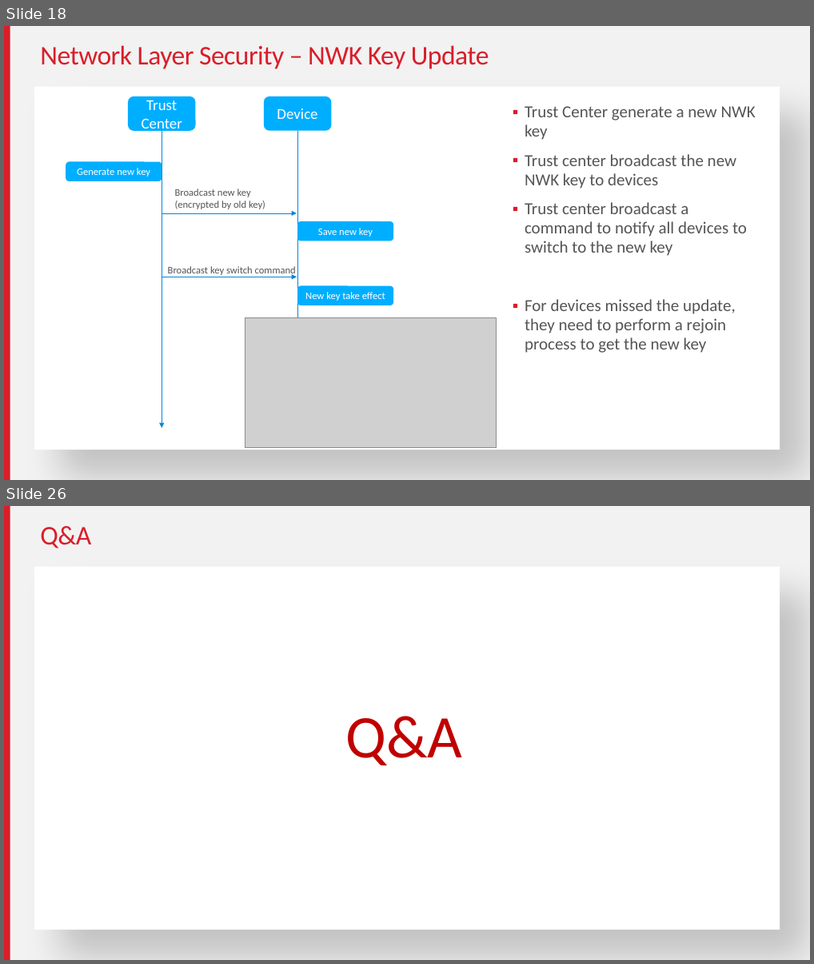
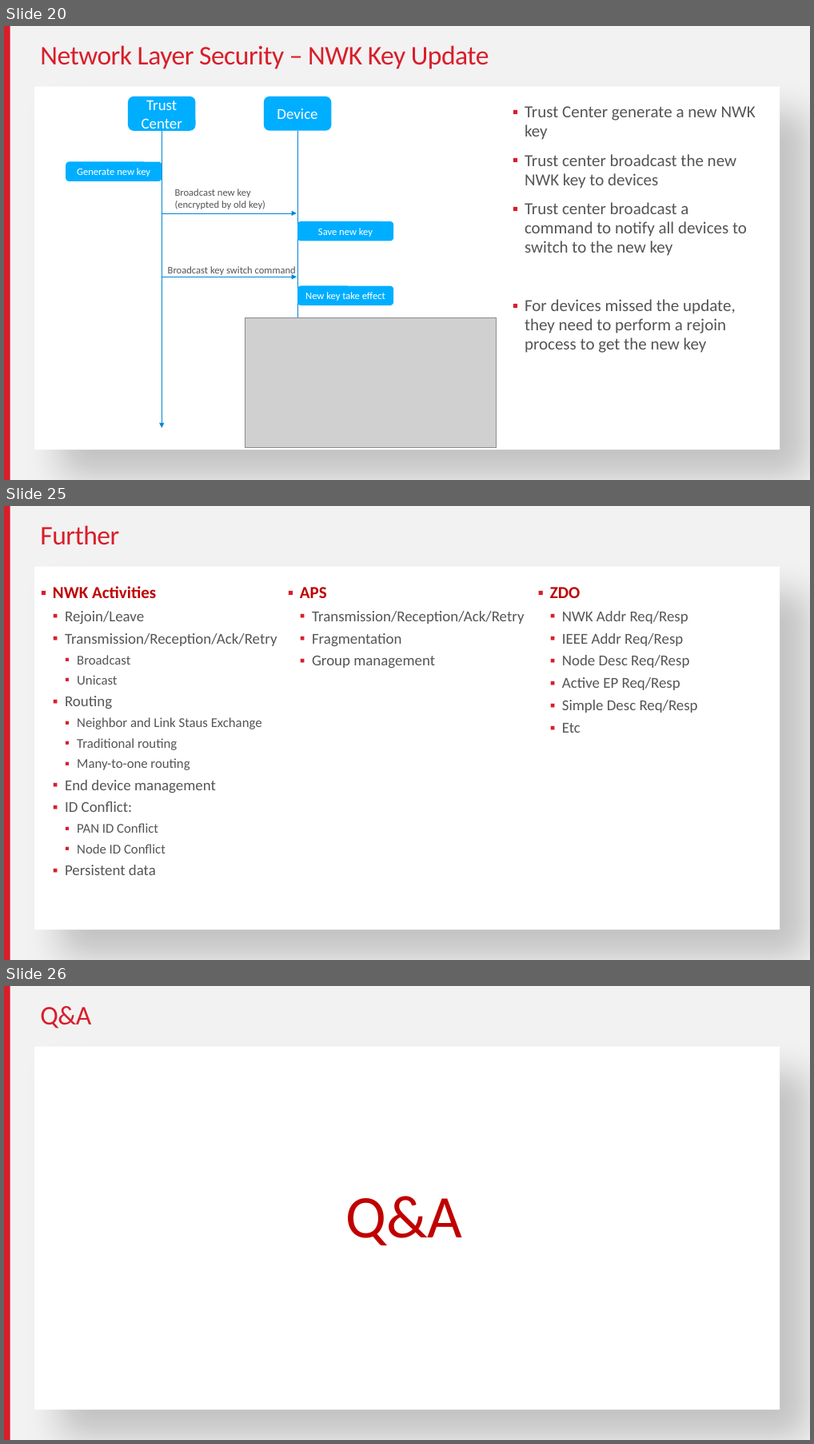
Before and after one commit to MarkDing/IoT-Developer-Boot-Camp-Wiki, a slide deck: zigbee/Zigbee Basic.pptx. Shown one above the other, each under a label of ours: slides 18 and 26 before the commit, slides 20, 25 and 26 after it; the slides between them are not shown. The pictures are 814x964 and 814x1444 pixels, drawn with LibreOffice and Linux fonts; fonts in the diff are those of the drawing; grey boxes stand for pictures. Boxes give left, top, right and bottom in pixels: in the first picture for what was removed or moved away, otherwise in the second. Text is boxed around its words. In the diff, an @@ line names an element or a change of style, - is before the commit and + after.

```diff
--- a/zigbee/Zigbee Basic.pptx
+++ b/zigbee/Zigbee Basic.pptx
@@ slide 25 added at (4, 506, 810, 960), background #F2F2F2; not listed: 2 template elements that a slide beside it also shows @@
@@ title added at (40, 525, 119, 545), 32 pt, text #D91E2A @@
+Further
@@ text added at (53, 586, 277, 875), 16 pt, text #555555 @@
+▪ NWK Activities
+  ▪ Rejoin/Leave
+  ▪ Transmission/Reception/Ack/Retry
+    ▪ Broadcast
+    ▪ Unicast
+  ▪ Routing
+    ▪ Neighbor and Link Staus Exchange
+    ▪ Traditional routing
+    ▪ Many-to-one routing
+  ▪ End device management
+  ▪ ID Conflict:
+    ▪ PAN ID Conflict
+    ▪ Node ID Conflict
+  ▪ Persistent data
@@ text added at (300, 587, 524, 668), 18 pt, text #555555 @@
+▪ APS
+  ▪ Transmission/Reception/Ack/Retry
+  ▪ Fragmentation
+  ▪ Group management
@@ text added at (550, 587, 698, 732), 18 pt, text #555555 @@
+▪ ZDO
+  ▪ NWK Addr Req/Resp
+  ▪ IEEE Addr Req/Resp
+  ▪ Node Desc Req/Resp
+  ▪ Active EP Req/Resp
+  ▪ Simple Desc Req/Resp
+  ▪ Etc
@@ what was slide 18 is now slide 20 @@
```
Also in this commit, not shown: 6 slides changed, 3 other slides added, 4 slides removed, 6 other files.
